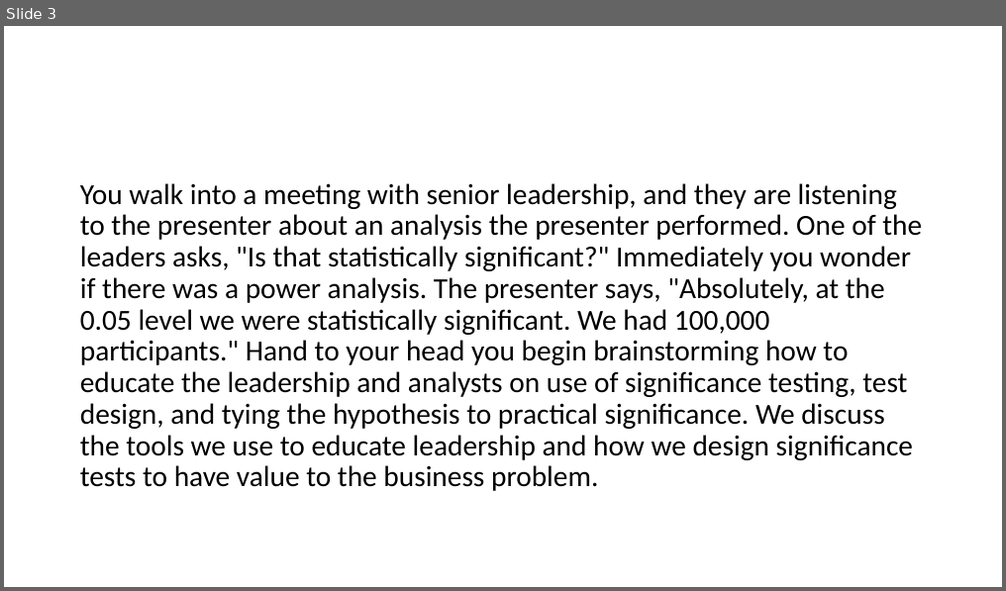
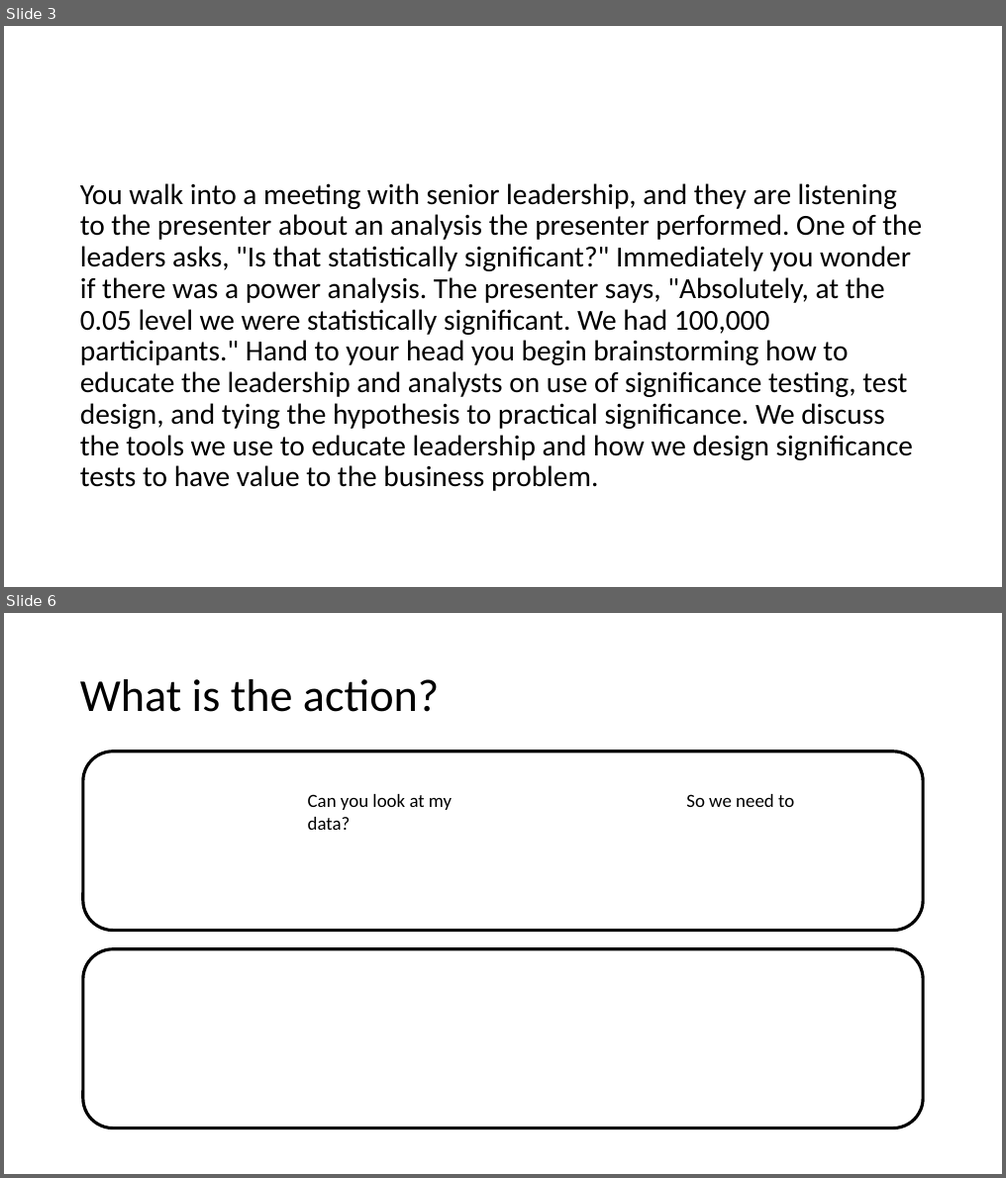
Before and after one commit to BenBarnard/pvaluePleasure, a slide deck: pvaluePleasure.pptx. Shown one above the other, each under a label of ours: slide 3 before the commit, slides 3 and 6 after it; the slides between them are not shown. The pictures are 1006x591 and 1006x1178 pixels, drawn with LibreOffice and Linux fonts; fonts in the diff are those of the drawing. Boxes give left, top, right and bottom in pixels: in the first picture for what was removed or moved away, otherwise in the second. Text is boxed around its words. In the diff, an @@ line names an element or a change of style, - is before the commit and + after.

```diff
--- a/pvaluePleasure.pptx
+++ b/pvaluePleasure.pptx
@@ slide 6 added at [4, 613, 1002, 1174], background #FFFFFF @@
@@ title added at [80, 679, 439, 712], 44 pt, text #000000 @@
+What is the action?
@@ rounded rectangle added at [83, 752, 924, 931], outline #000000 3 pt @@
@@ text added at [308, 794, 451, 830], 18 pt, text #000000 @@
+Can you look at my data?
@@ text added at [686, 794, 794, 807], 18 pt, text #000000 @@
+So we need to
@@ rounded rectangle added at [83, 950, 924, 1128], outline #000000 3 pt @@
```
Also in this commit, not shown: 1 slide changed, 2 other slides added.
